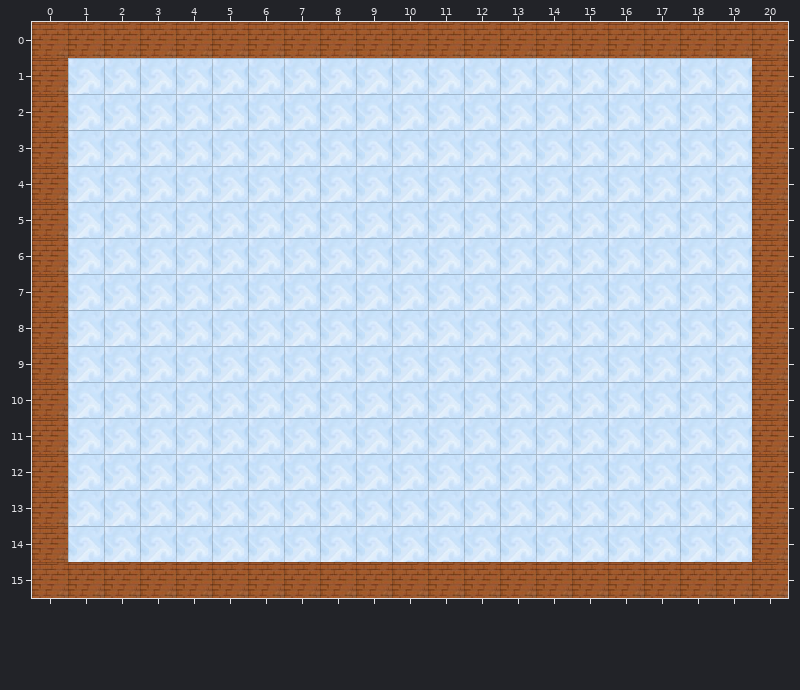
An edit to a level. Tiled map, SnowBattle/trunk/SnowBattle_working/cocos2dsimplegame/Resources/tileMap2.tmx. Above: the version before the commit.
Cells are 50x50 px. Shown: x 0..20, y 0..15.
New version:
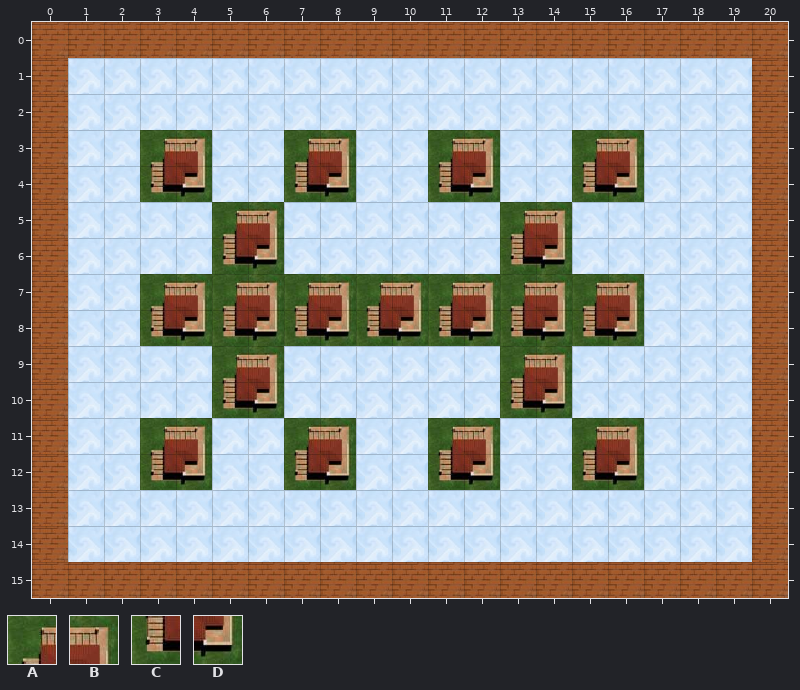
Key: from "h1": A 0, B 1, C 2, D 3.
_ is an empty cell.
From old to new:
Changed rows in their new state; . is an unchanged cell.
Layer "Building":
first column x 3:
 3 AB..AB..AB..AB
 4 CD..CD..CD..CD
 5 ..AB......AB..
 6 ..CD......CD..
 7 ABABABABABABAB
 8 CDCDCDCDCDCDCD
 9 ..AB......AB..
10 ..CD......CD..
11 AB..AB..AB..AB
12 CD..CD..CD..CD
